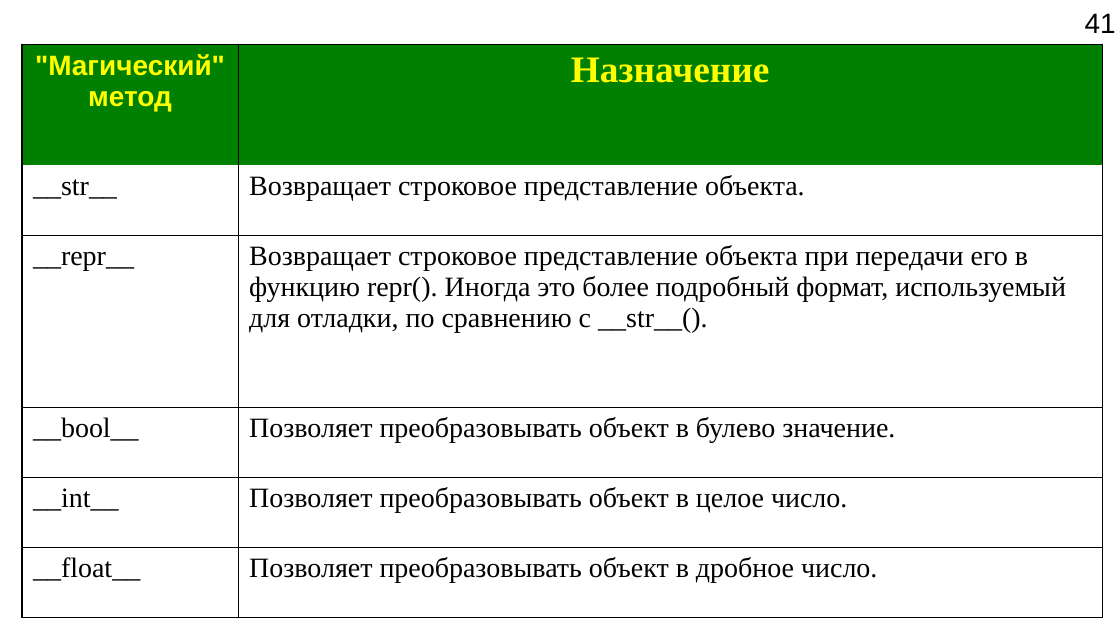
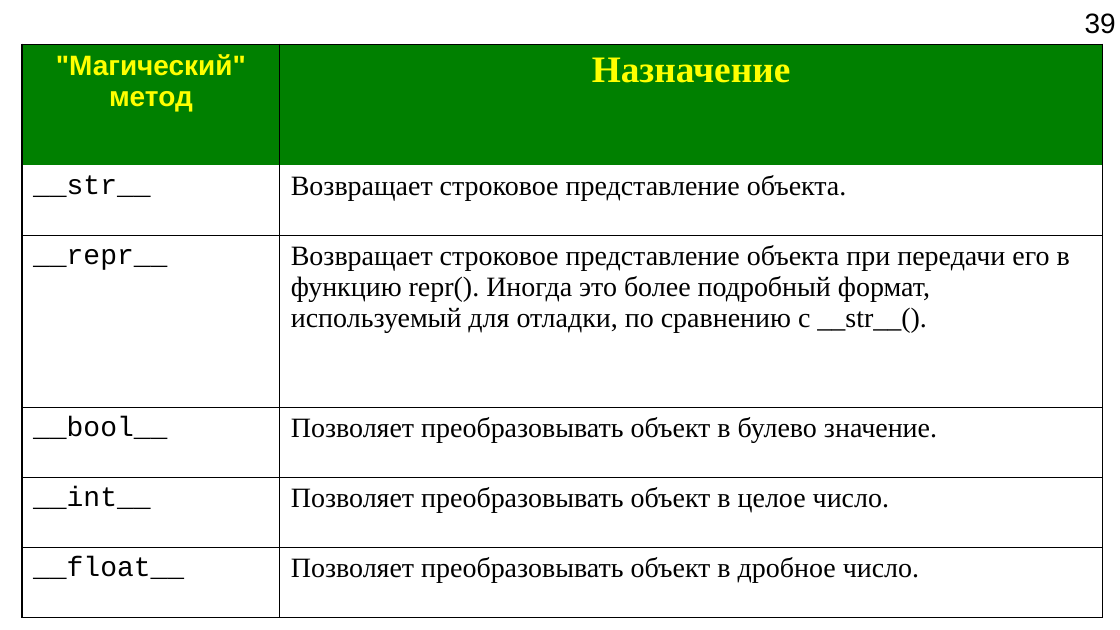
Before and after one commit to Jenyay/python-lectures, a slide deck: slide 39 of presentations/13. OOP.odp (slide 41 before the commit). Drawn at 1120x630 pixels with LibreOffice and Linux fonts; fonts in the diff are those of the drawing. Boxes give left, top, right and bottom in pixels: in the first picture for what was removed or moved away, otherwise in the second. Text is boxed around its words. In the diff, an @@ line names an element or a change of style, - is before the commit and + after.

```diff
--- a/presentations/13. OOP.odp
+++ b/presentations/13. OOP.odp
@@ page number at box(1085, 13, 1116, 34): text changed @@
-41
+39
@@ table at box(22, 44, 1102, 617) @@
@@ font Times New Roman to Courier New in "__str__", "__repr__", "__bool__", "__int__" and 1 more places @@
```
Also in this commit, not shown: 4 other slides changed, 21 slides added, 1 slide removed, 18 other files.
